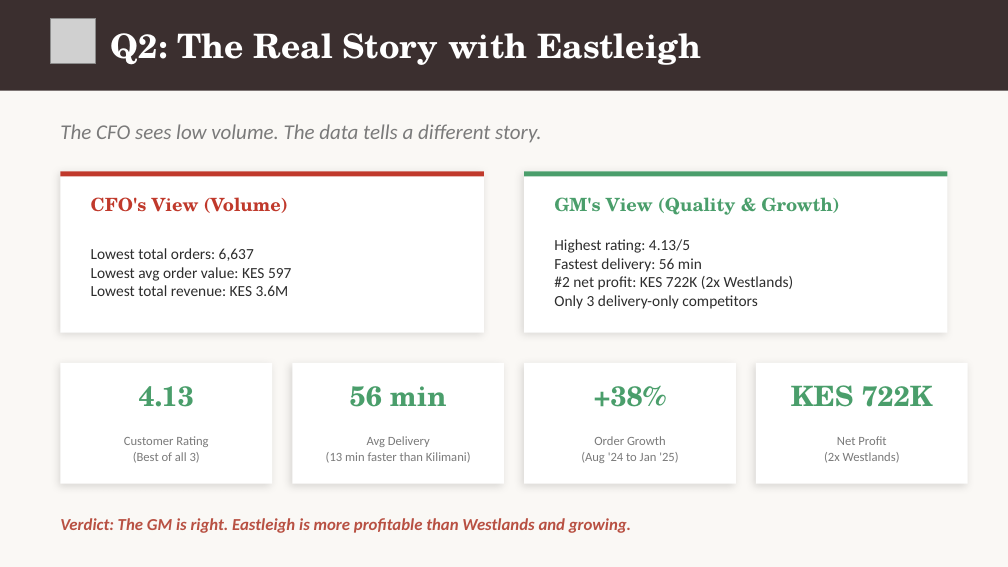
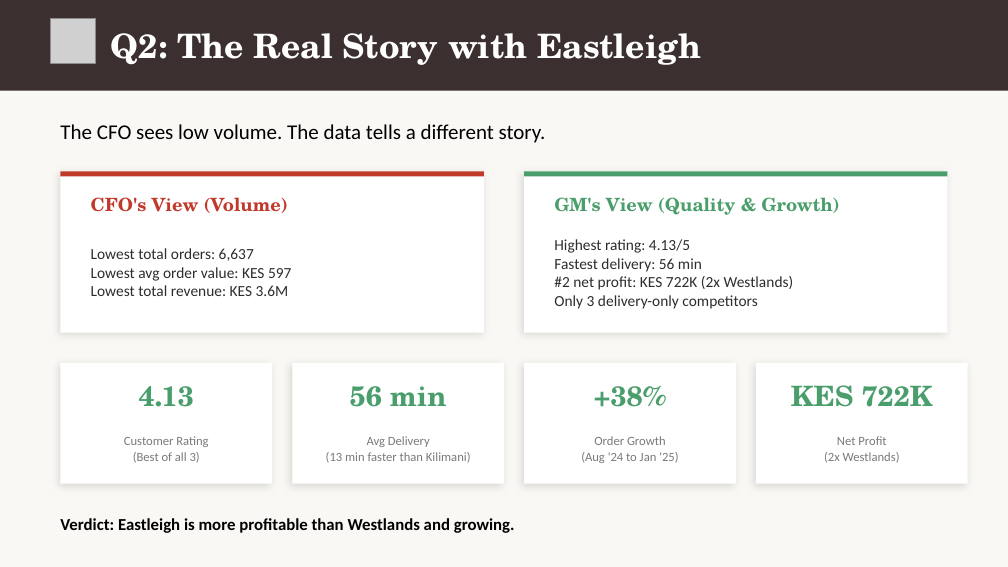
Before and after one commit to Diana-Injelwa/Quickbites-Case-Study, a slide deck: slide 5 of Quickbites Analysis.pptx. Drawn at 1008x567 pixels with LibreOffice and Linux fonts; fonts in the diff are those of the drawing; grey boxes stand for pictures. Boxes give left, top, right and bottom in pixels: in the first picture for what was removed or moved away, otherwise in the second. Text is boxed around its words. In the diff, an @@ line names an element or a change of style, - is before the commit and + after.

```diff
--- a/Quickbites Analysis.pptx
+++ b/Quickbites Analysis.pptx
@@ text "The CFO sees low volume. ..." at [60, 124, 546, 143]: text colour #7A7A7A to #000000, italic off @@
@@ text at [60, 518, 515, 533]: text changed; text colour #B85042 to #000000; italic off @@
-Verdict: The GM is right. Eastleigh is more profitable than Westlands and growing.
+Verdict: Eastleigh is more profitable than Westlands and growing.
```
Also in this commit, not shown: 7 other slides changed, 1 slide removed, 1 other file.
